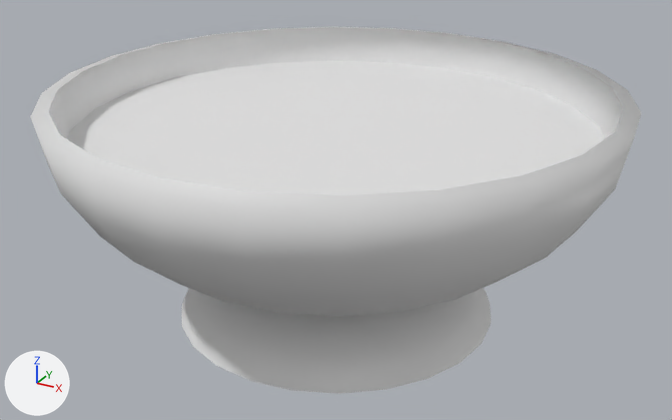
What one commit did to the FBX model Content/FBX_Yann/Items/Lait.fbx.
Before and after are seen from a camera (50 mm lens) standing at (0.393, -0.715, 0.457) and looking at (0.001, -0.003, 0.101). The lights are fixed; the arrows at lower left show +X, +Y and +Z. Where no turn or scale is listed for an object, it has been applied to the vertices. Vertices at the same position are counted once.

The older version as bpy lines, for what is in view:
```python
me_lait = bpy.data.meshes.new('Lait')
me_lait.from_pydata(...)  # 475 vertices, 457 faces; spans x -0.265..0.265, y -0.265..0.265, z -0.003..0.22
me_lait.polygons.foreach_set('use_smooth', [True] * 457)
ob_lait = bpy.data.objects.new('Lait', me_lait)
ob_lait.location = (0.0, 0.0, 0.0)
```
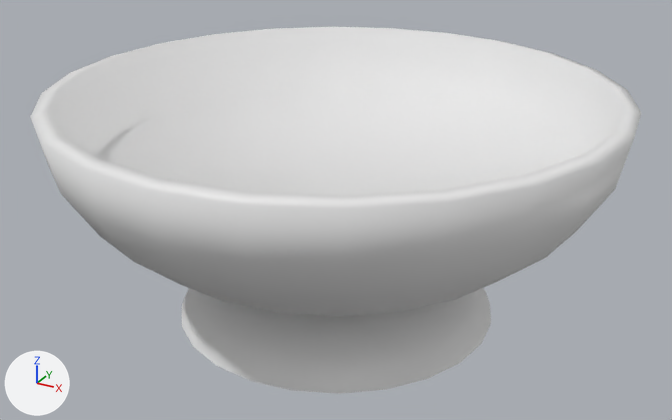
The newer file is also rescaled (x0.04) as a whole; pictures and numbers use the older file's frame.

Where the change shows, as pixel boxes [x1, y1, x2, y2] in the pictures (672 x 420 px):
part 1 of me_lait, deleted: before [68, 61, 604, 195]
part 2 of me_lait, cut back: before [49, 27, 624, 140]; after [49, 27, 624, 195]

What changed in the scene script:
```text
Change me_lait:
    used by ob_lait; location = (0.0, 0.0, 0.0)
    remove me_lait.from_pydata(...)  # 475 vertices, 457 faces; spans x -0.265..0.265, y -0.265..0.265, z -0.003..0.22
    add me_lait.from_pydata(...)  # 339 vertices, 348 faces; spans x -0.265..0.265, y -0.265..0.265, z -0.003..0.22
    me_lait part 1: the loose piece of 40 vertices spanning x -0.255..0.255, y -0.255..0.255, z 0.182..0.183 is deleted
    me_lait part 2
    109 vertices are removed from x -0.233..0.233, y -0.233..0.233, z 0.055..0.177
    144 faces are deleted
    12 vertices move from x -0.241..0.241, y -0.241..0.241, z 0.177 to x -0.223..0.223, y -0.223..0.223, z 0.156
    13 vertices are added at x -0.216..0.216, y -0.216..0.216, z 0.156
    36 new faces join them
```
